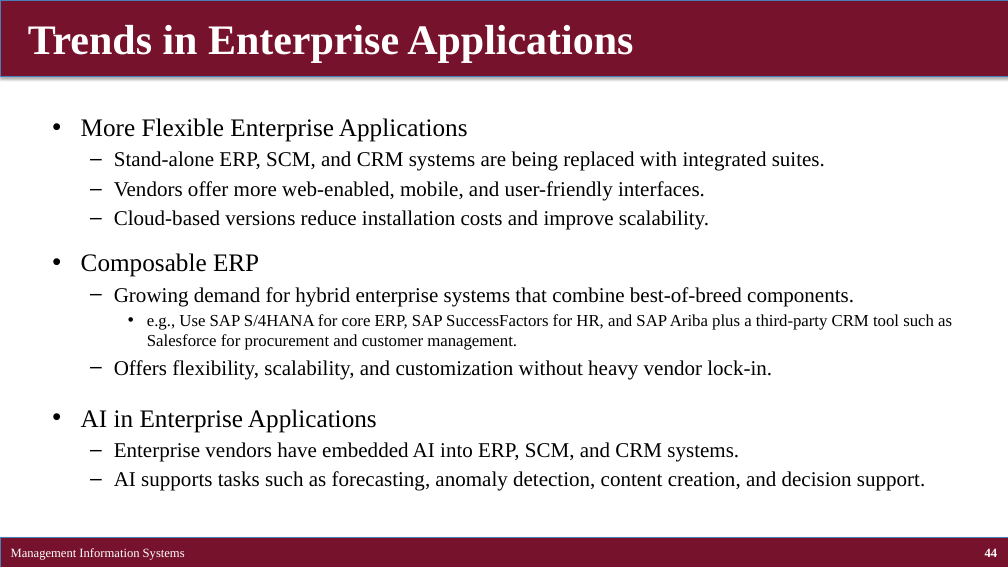
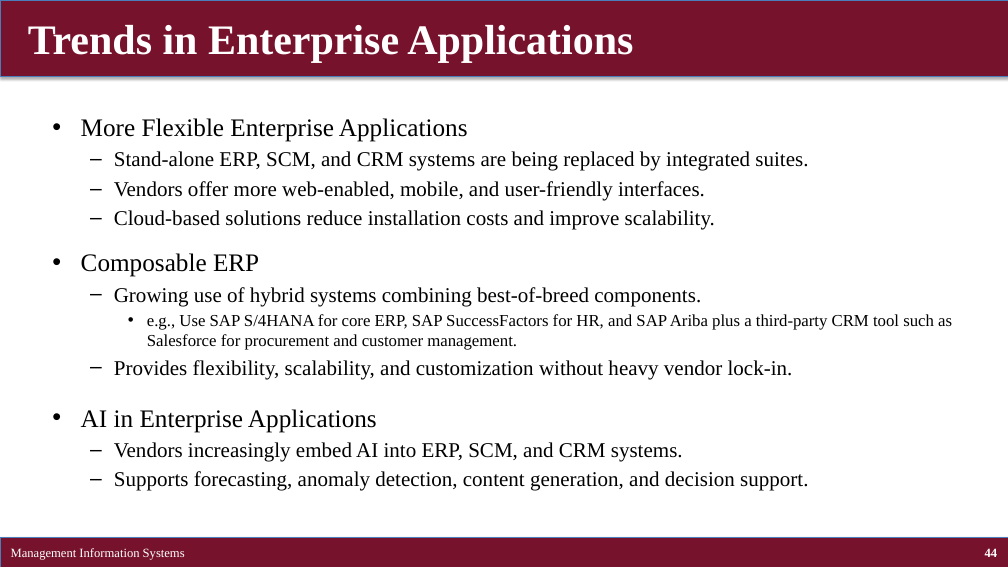
Before and after one commit to brianhwpark/brianhwpark.github.io, a slide deck: slide 44 of files/teaching-resources/concordiacollege-busn-315/busn-315-lecture-note/busn315-ch09.pptx. Drawn at 1008x567 pixels with LibreOffice and Linux fonts; fonts in the diff are those of the drawing. Boxes give left, top, right and bottom in pixels: in the first picture for what was removed or moved away, otherwise in the second. Text is boxed around its words. In the diff, an @@ line names an element or a change of style, - is before the commit and + after.

```diff
--- a/files/teaching-resources/concordiacollege-busn-315/busn-315-lecture-note/busn315-ch09.pptx
+++ b/files/teaching-resources/concordiacollege-busn-315/busn-315-lecture-note/busn315-ch09.pptx
@@ text at (114,151,808,171): text changed @@
-  – Stand-alone ERP, SCM, and CRM systems are being replaced with integrated suites.
+  – Stand-alone ERP, SCM, and CRM systems are being replaced by integrated suites.
@@ text at (114,210,715,230): text changed @@
-  – Cloud-based versions reduce installation costs and improve scalability.
+  – Cloud-based solutions reduce installation costs and improve scalability.
@@ text at (114,287,701,306): text changed @@
-  – Growing demand for hybrid enterprise systems that combine best-of-breed components.
+  – Growing use of hybrid systems combining best-of-breed components.
@@ text at (114,360,793,379): text changed @@
-  – Offers flexibility, scalability, and customization without heavy vendor lock-in.
+  – Provides flexibility, scalability, and customization without heavy vendor lock-in.
@@ text at (114,442,808,491): text changed @@
-  – Enterprise vendors have embedded AI into ERP, SCM, and CRM systems.
-  – AI supports tasks such as forecasting, anomaly detection, content creation, and decision support.
+  – Vendors increasingly embed AI into ERP, SCM, and CRM systems.
+  – Supports forecasting, anomaly detection, content generation, and decision support.
```
Also in this commit, not shown: 30 other slides changed, 2 slides added, 2 slides removed, 14 other files.
